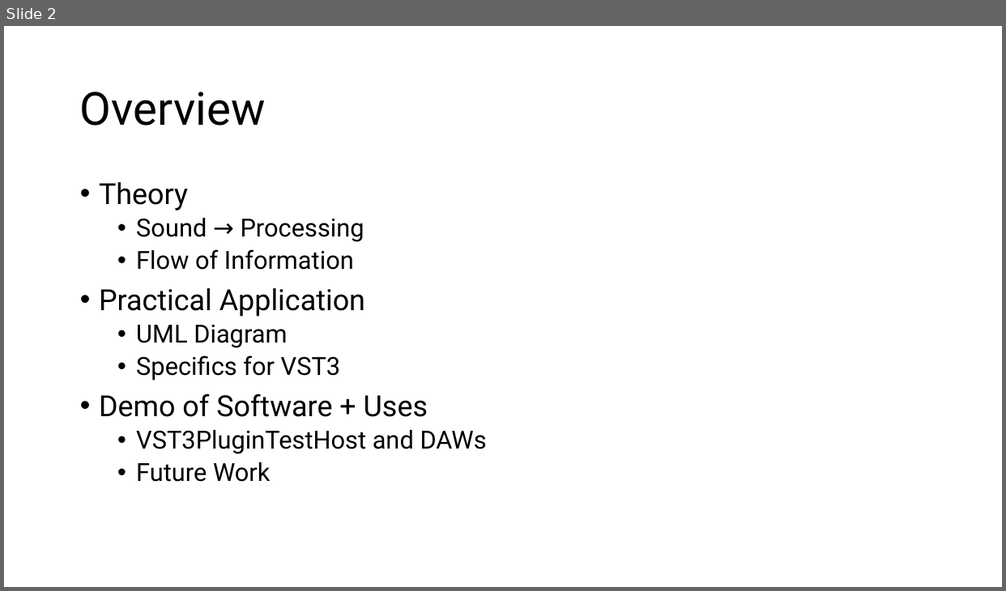
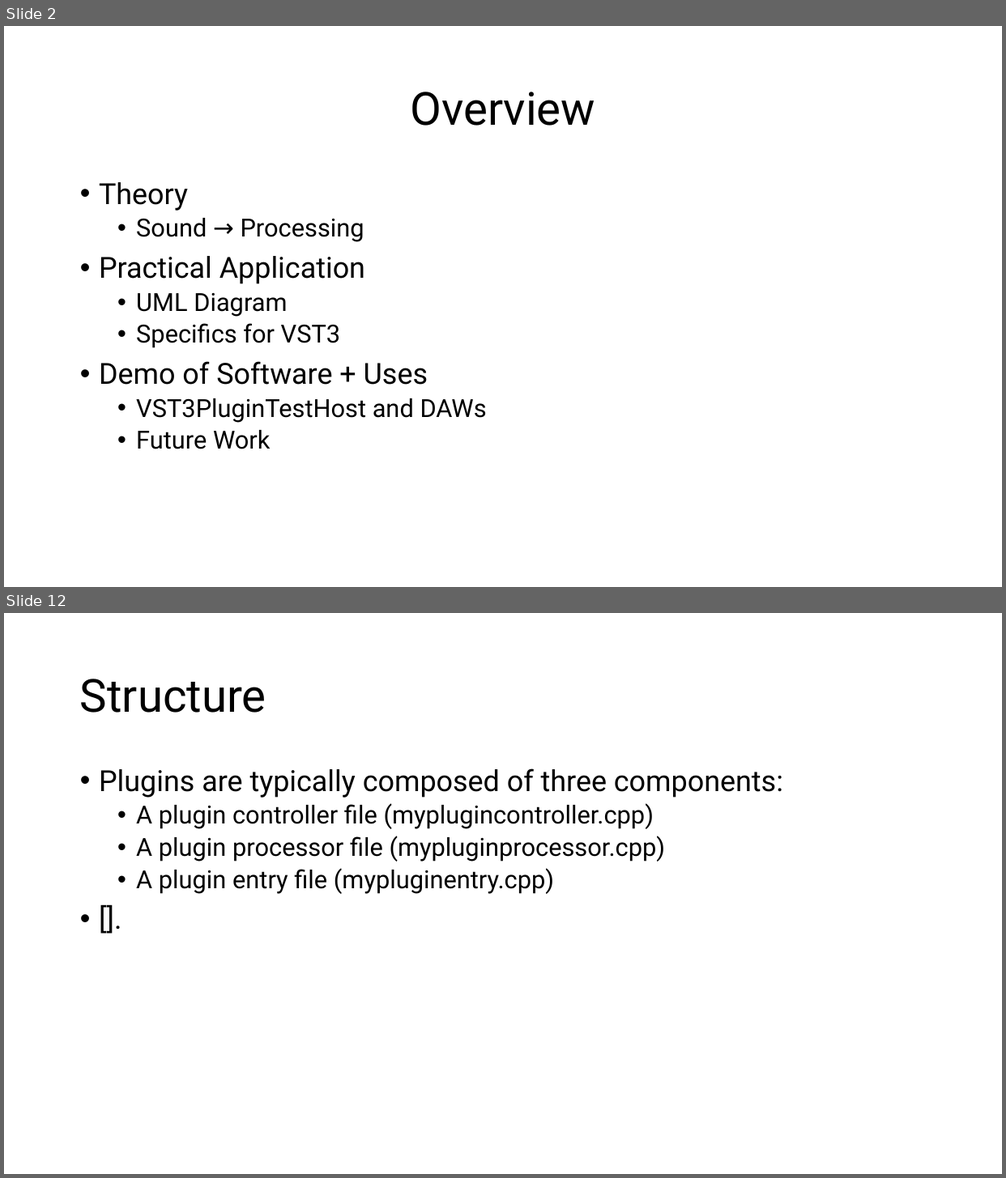
Before and after one commit to ShotgunApe/VST-Synth, a slide deck: docs/juniorIS-new.pptx. Shown one above the other, each under a label of ours: slide 2 before the commit, slides 2 and 12 after it; the slides between them are not shown. The pictures are 1006x591 and 1006x1178 pixels, drawn with LibreOffice and Linux fonts; fonts in the diff are those of the drawing. Boxes give left, top, right and bottom in pixels: in the first picture for what was removed or moved away, otherwise in the second. Text is boxed around its words. In the diff, an @@ line names an element or a change of style, - is before the commit and + after.

```diff
--- a/docs/juniorIS-new.pptx
+++ b/docs/juniorIS-new.pptx
@@ slide 12 added at (4,613,1002,1174), background #FFFFFF @@
@@ title added at (80,679,266,713), 44 pt, text #000000 @@
+Structure
@@ text added at (99,769,783,894), 24 pt, text #000000 @@
+• Plugins are typically composed of three components:
+  • A plugin controller file (myplugincontroller.cpp)
+  • A plugin processor file (mypluginprocessor.cpp)
+  • A plugin entry file (mypluginentry.cpp)
+• [].
@@ slide 2 changed as well @@
@@ title "Overview" at (410,92,595,126): alignment left to centre @@
@@ text at (136,250,354,270): paragraph removed @@
-  • Flow of Information
```
Also in this commit, not shown: 1 other slide changed, 16 other slides added, 2 slides removed, 2 other files.
